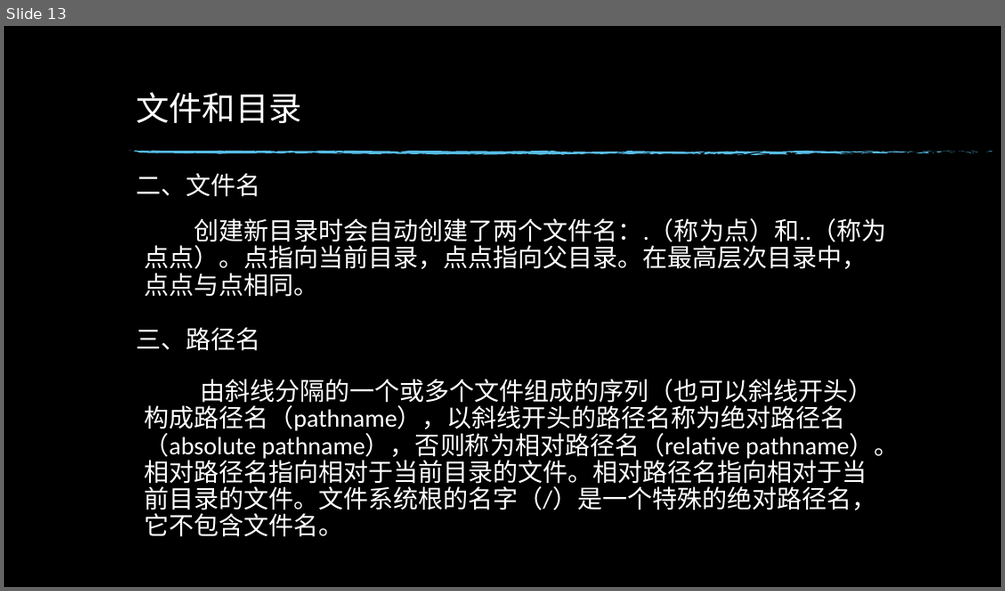
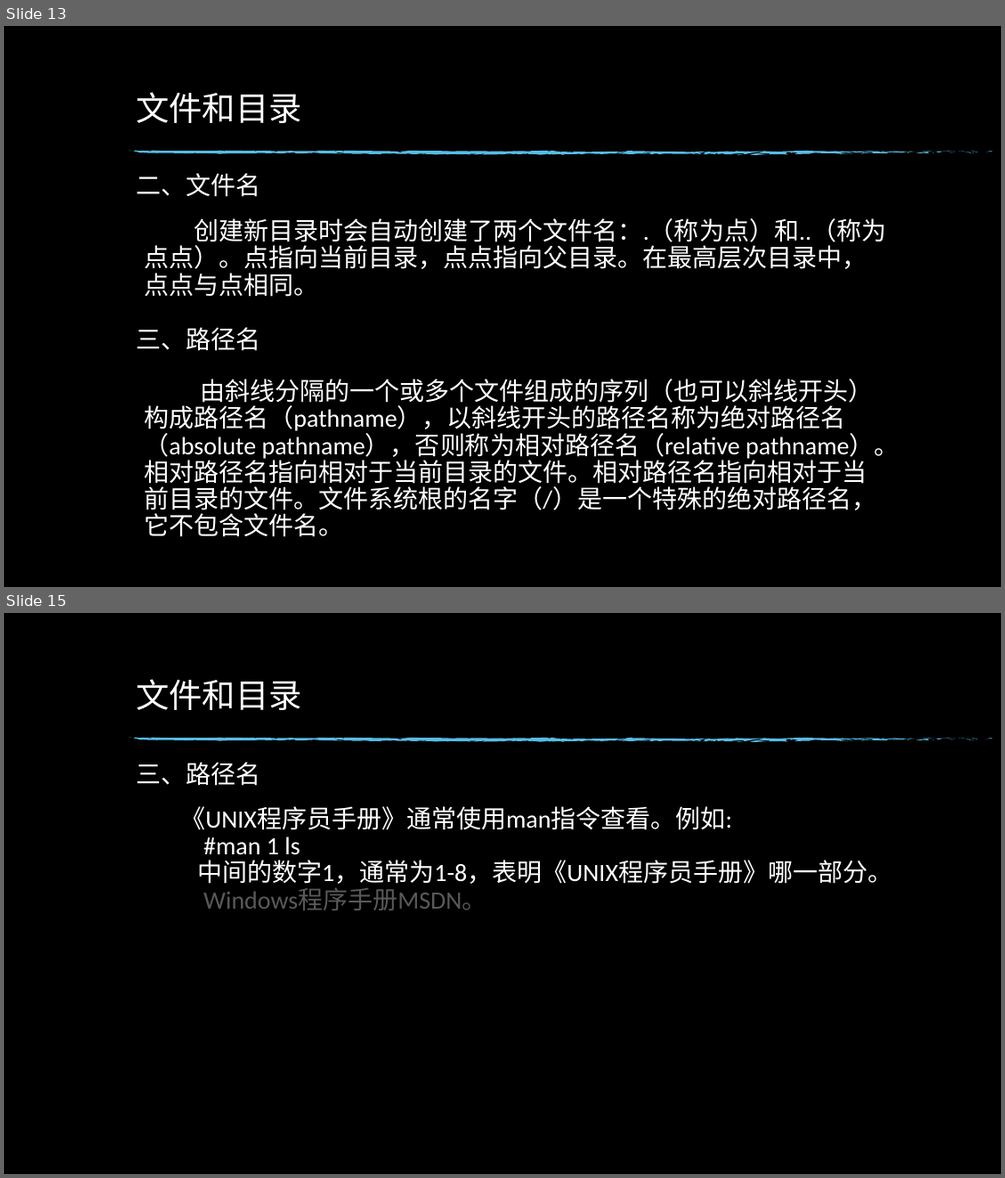
Before and after one commit to hym-dn/APUE, a slide deck: Doc/UNIX开发01.pptx. Shown one above the other, each under a label of ours: slide 13 before the commit, slides 13 and 15 after it; the slides between them are not shown. The pictures are 1005x591 and 1005x1178 pixels, drawn with LibreOffice and Linux fonts; fonts in the diff are those of the drawing; background and template pictures are left out. Boxes give left, top, right and bottom in pixels: in the first picture for what was removed or moved away, otherwise in the second. Text is boxed around its words. In the diff, an @@ line names an element or a change of style, - is before the commit and + after.

Commit message:
UNIX开发01.pptx文件更新

```diff
--- a/Doc/UNIX开发01.pptx
+++ b/Doc/UNIX开发01.pptx
@@ slide 15 added at [4, 613, 1001, 1174], background picture (left out); not listed: 74 template elements that a slide beside it also shows @@
@@ title added at [136, 679, 302, 710], 32 pt, text #FFFFFF @@
+文件和目录
@@ text added at [136, 762, 260, 786], 24 pt, text #FFFFFF @@
+三、路径名
@@ text added at [180, 806, 892, 910], 24 pt, text #FFFFFF @@
+《UNIX程序员手册》通常使用man指令查看。例如:
+#man 1 ls
+中间的数字1，通常为1-8，表明《UNIX程序员手册》哪一部分。
+Windows程序手册MSDN。
```
Also in this commit, not shown: 1 slide changed.
